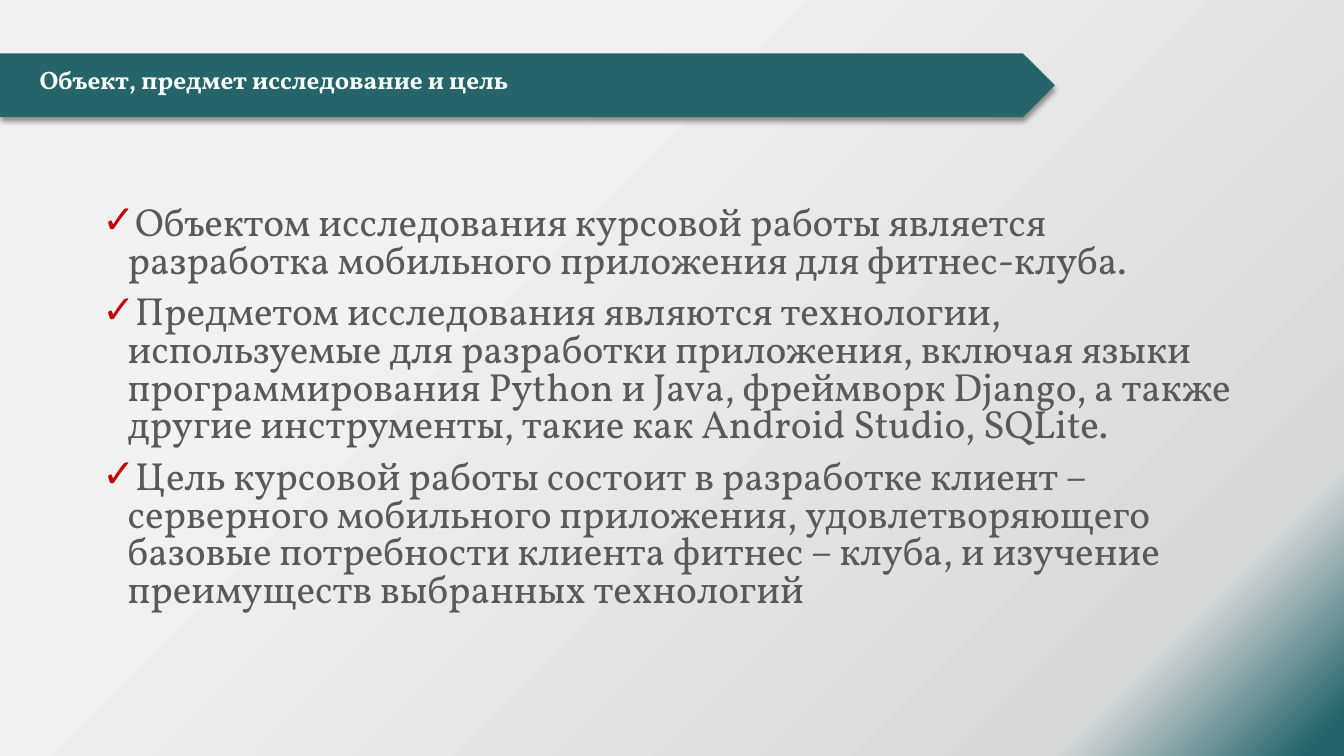
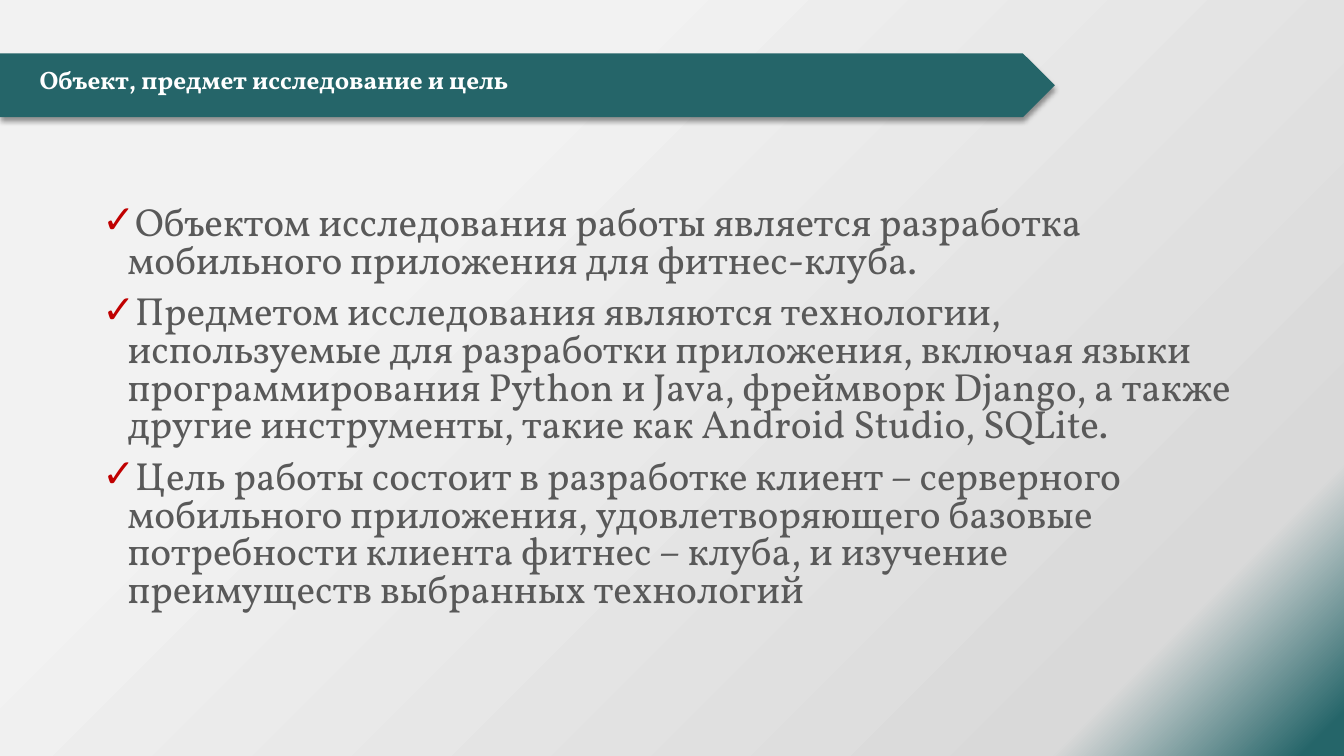
Before and after one commit to ALKOTS/Diplom, a slide deck: slide 2 of Данилин А.А.pptx. Drawn at 1344x756 pixels with LibreOffice and Linux fonts; fonts in the diff are those of the drawing; background and template pictures are left out. Boxes give left, top, right and bottom in pixels: in the first picture for what was removed or moved away, otherwise in the second. Text is boxed around its words. In the diff, an @@ line names an element or a change of style, - is before the commit and + after.

```diff
--- a/Данилин А.А.pptx
+++ b/Данилин А.А.pptx
@@ text at <box>128,208,1081,284</box>: text changed @@
-✓ Объектом исследования курсовой работы является разработка мобильного приложения для фитнес-клуба.
+✓ Объектом исследования работы является разработка мобильного приложения для фитнес-клуба.
@@ text at <box>128,462,1122,613</box>: text changed @@
-✓ Цель курсовой работы состоит в разработке клиент – серверного мобильного приложения, удовлетворяющего базовые потребности клиента фитнес – клуба, и изучение преимуществ выбранных технологий
+✓ Цель работы состоит в разработке клиент – серверного мобильного приложения, удовлетворяющего базовые потребности клиента фитнес – клуба, и изучение преимуществ выбранных технологий
```
Also in this commit, not shown: 4 other slides changed, 1 slide added, 3 other files.
